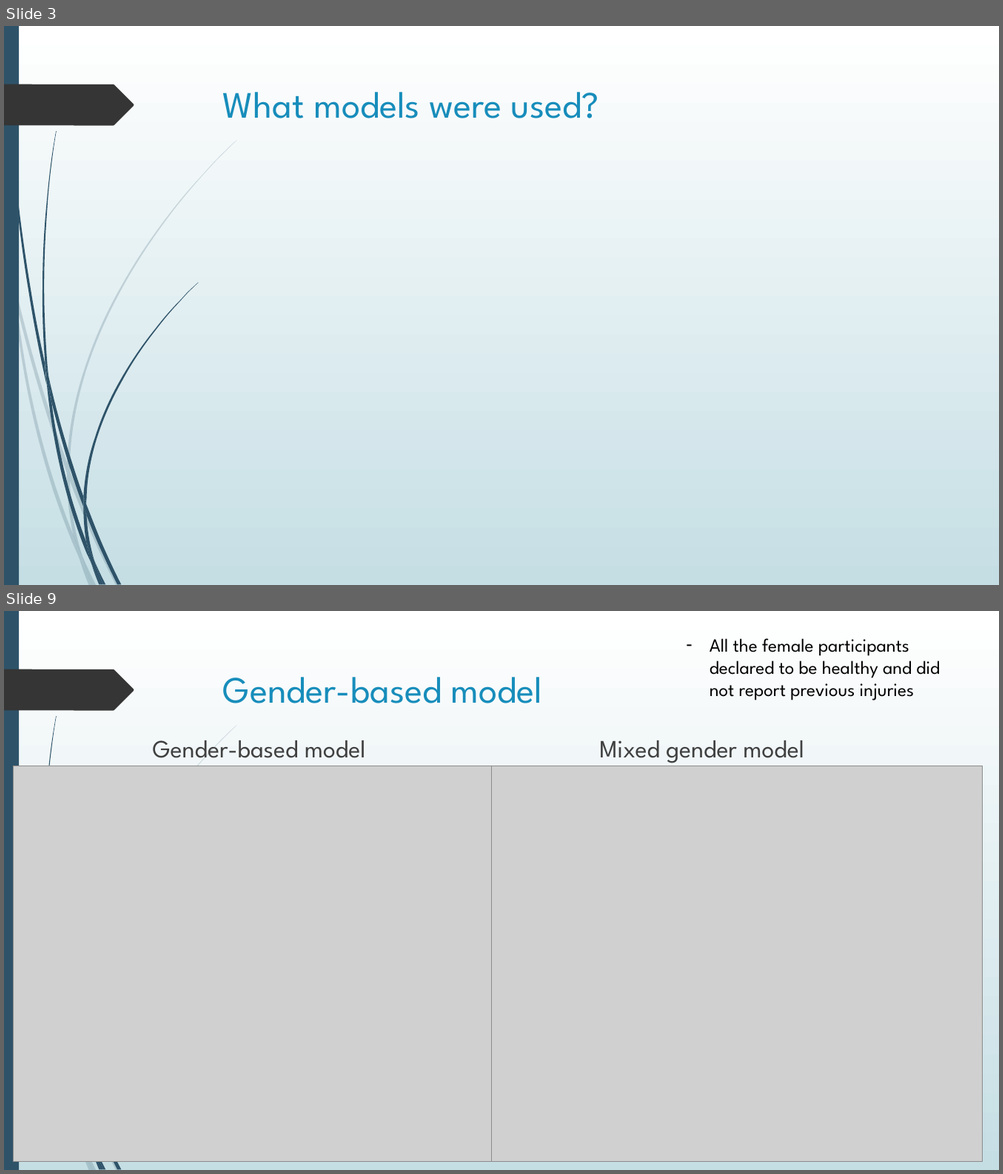
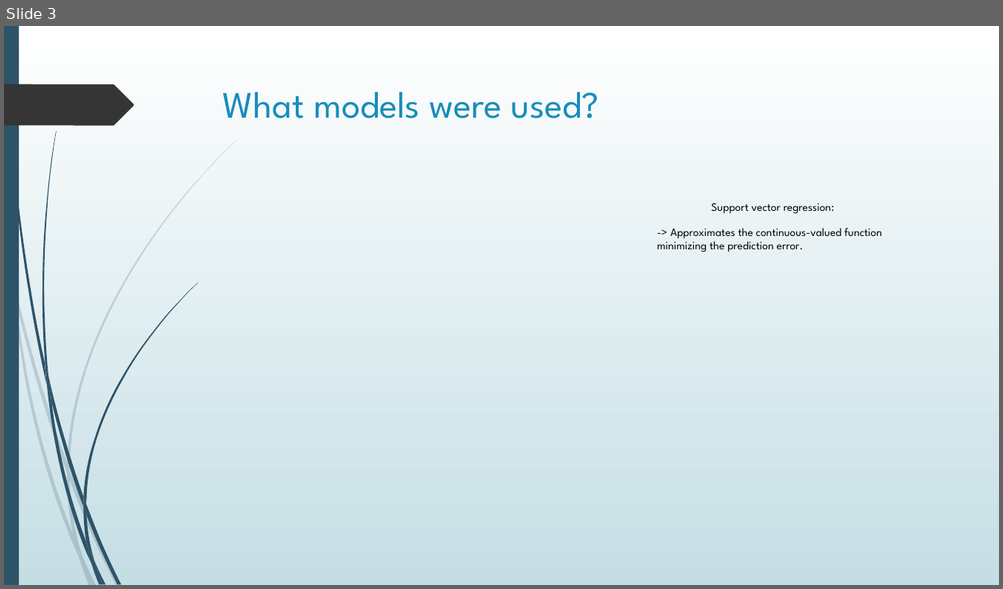
Before and after one commit to MadBerry42/Zwift, a slide deck: Models for handcycle Power output.pptx. Shown one above the other, each under a label of ours: slides 3 and 9 before the commit, slide 3 after it; the slides between them are not shown. The pictures are 1003x1174 and 1003x589 pixels, drawn with LibreOffice and Linux fonts; fonts in the diff are those of the drawing; grey boxes stand for pictures. Boxes give left, top, right and bottom in pixels: in the first picture for what was removed or moved away, otherwise in the second. Text is boxed around its words. In the diff, an @@ line names an element or a change of style, - is before the commit and + after.

```diff
--- a/Models for handcycle Power output.pptx
+++ b/Models for handcycle Power output.pptx
@@ slide 9 removed at <box>4,611,999,1170</box>, background gradient #FFFFFF to #C5DEE5; not listed: 16 template elements that a slide beside it also shows @@
@@ text removed at <box>709,638,939,701</box> @@
-– All the female participants declared to be healthy and did not report previous injuries
@@ title removed at <box>223,677,543,703</box> @@
-Gender-based model
@@ text removed at <box>153,741,366,758</box> @@
-Gender-based model
@@ text removed at <box>599,741,804,763</box> @@
-Mixed gender model
@@ picture removed at <box>14,766,525,1162</box> @@
@@ picture removed at <box>491,766,982,1162</box> @@
@@ slide 3 changed as well @@
@@ text added at <box>711,203,834,214</box>, 11 pt, text #000000 @@
+Support vector regression:
@@ text added at <box>657,228,882,252</box>, 11 pt, text #000000 @@
+-> Approximates the continuous-valued function minimizing the prediction error.
```
Also in this commit, not shown: 12 slides added, 8 other slides removed.
